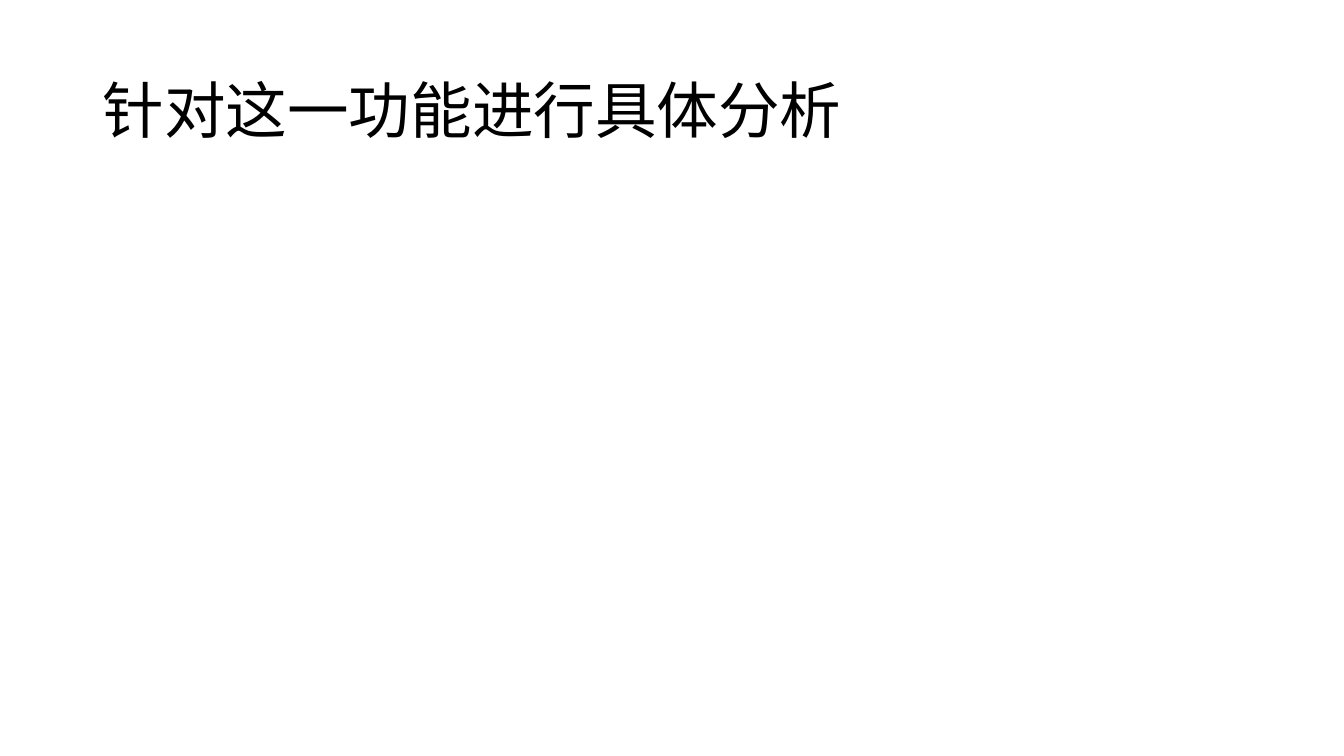
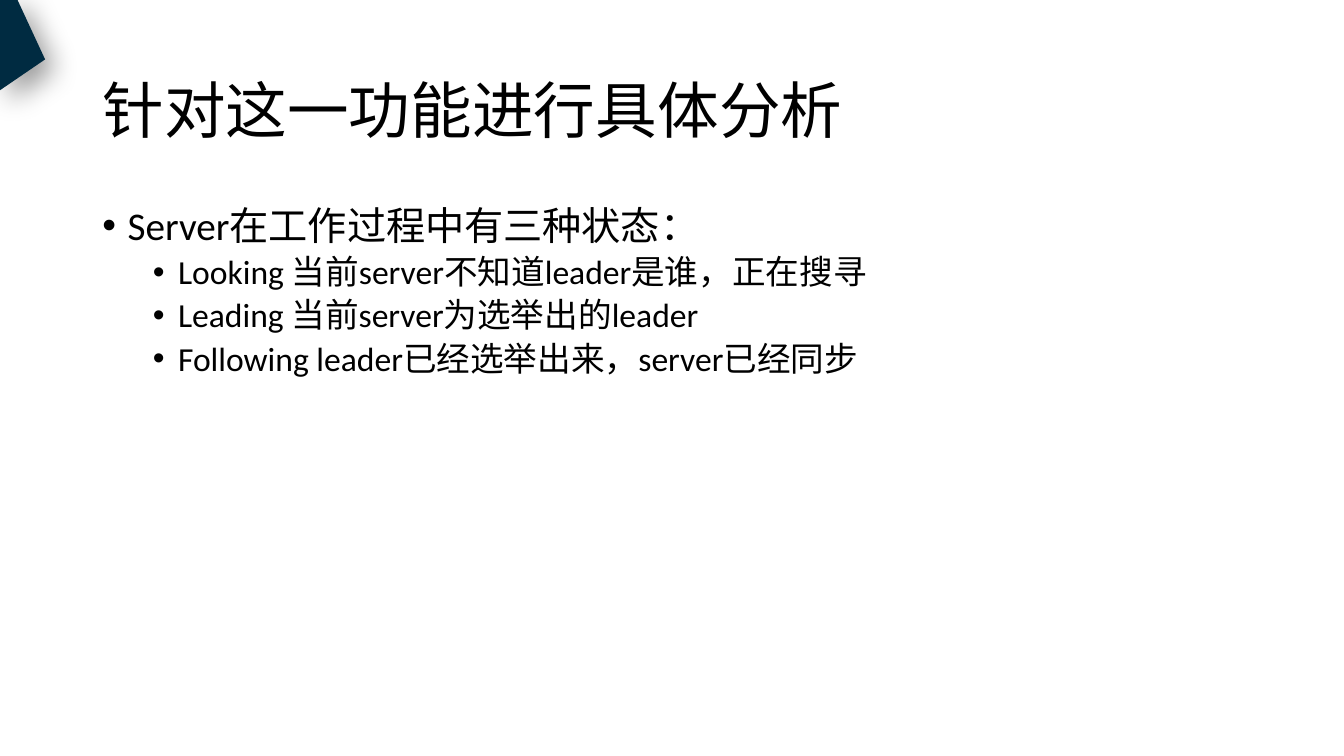
Before and after one commit to ShoeBoy/ZooKeeper, a slide deck: slide 33 of 20181102_zookeeper_shubo.pptx (slide 10 before the commit). Drawn at 1344x756 pixels with LibreOffice and Linux fonts; fonts in the diff are those of the drawing. Boxes give left, top, right and bottom in pixels: in the first picture for what was removed or moved away, otherwise in the second. Text is boxed around its words. In the diff, an @@ line names an element or a change of style, - is before the commit and + after.

```diff
--- a/20181102_zookeeper_shubo.pptx
+++ b/20181102_zookeeper_shubo.pptx
@@ freeform shape added at [0,0,45,91], fill #002B41 @@
@@ text added at [128,207,867,377], 24 pt, text #000000 @@
+• Server在工作过程中有三种状态：
+  • Looking 当前server不知道leader是谁，正在搜寻
+  • Leading 当前server为选举出的leader
+  • Following leader已经选举出来，server已经同步
```
Also in this commit, not shown: 8 other slides changed, 32 slides added, 2 slides removed.
